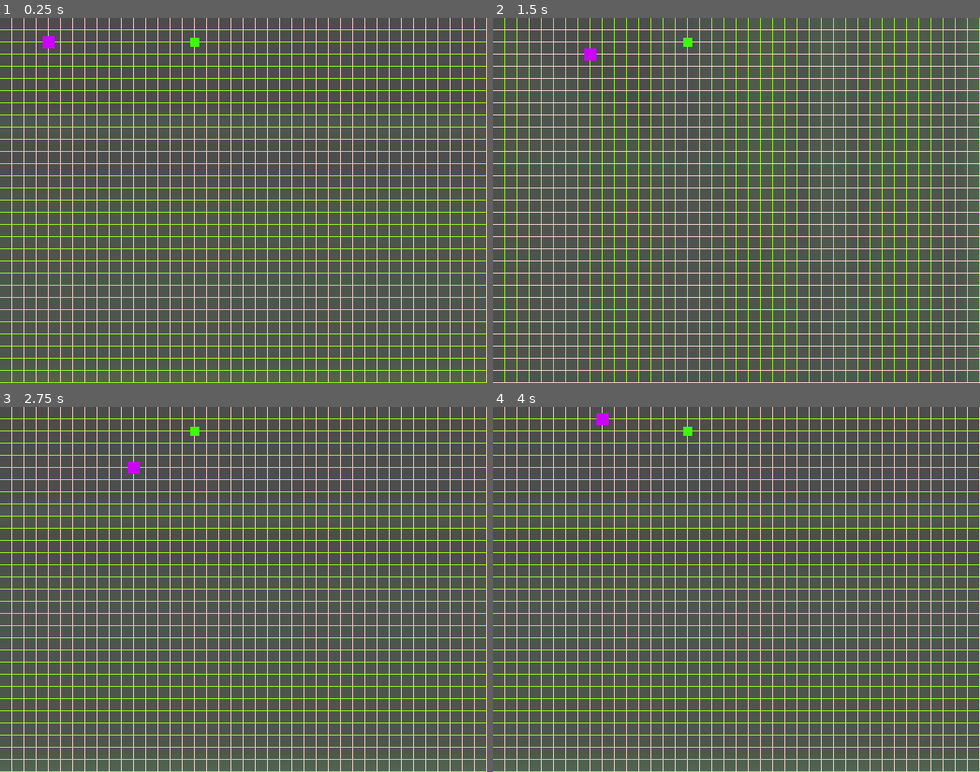
Above: before the commit, frames 1-4 (two rows, left to right).
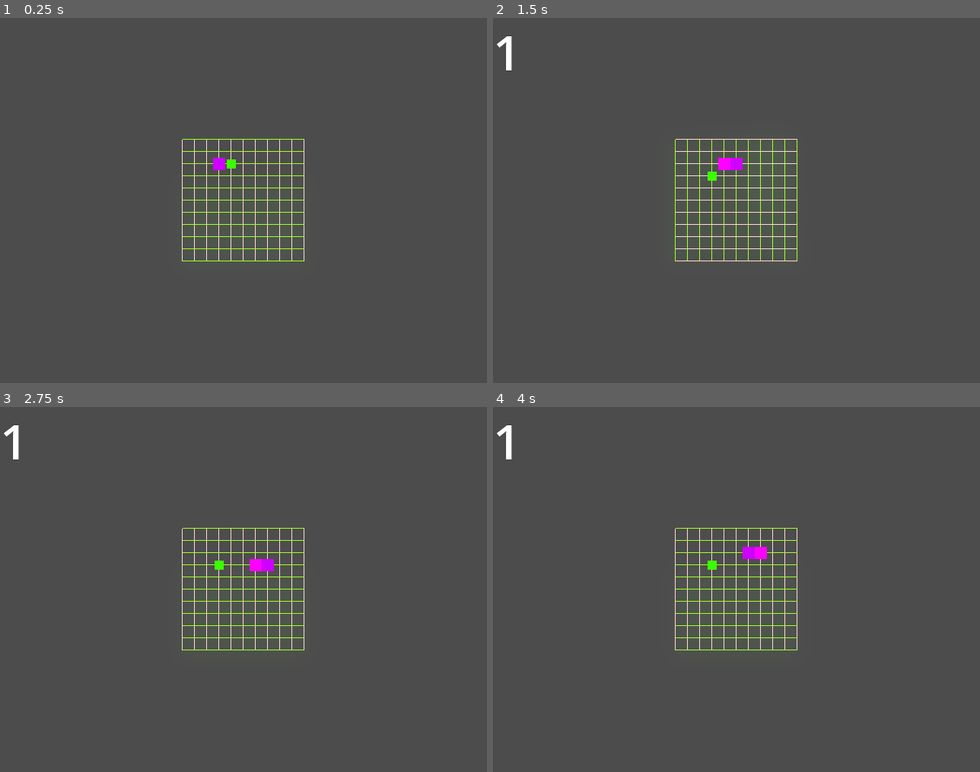
Above: after the commit, the same moments.

Repository: ahmetkozal/Godot-Mini_Games_Collection
Game: Godot game, scene res://Scenes/test_scene.tscn
Two runs of this game, one before a commit and one after it. Both use one fixed random seed, a clock stepped at 60 frames per second and the inputs below. The engine's default icon, where the game draws it, is replaced by a stand-in: a white triangle on a blue panel in a dark square.
Inputs:
- Up to frame 1 (0.25 s): no input
- Up to frame 2 (1.5 s): hold D (right) 0.53-1.28 s; hold S (down) from 1.28 s (still down)
- Up to frame 3 (2.75 s): release S (down) at 2.03 s; hold D (right) from 2.03 s (still down)
- Up to frame 4 (4 s): release D (right) at 2.78 s; hold W (up) 2.78-3.53 s; hold A (left) from 3.53 s (still down)

The runs differ from the first frame. In frame 1, 11% of the frame differs, in the area x 0-100%, y 0-100%; in frame 2, 11%; in frame 3, 11%; in frame 4, 11%.

Commit message:
added window management

Diff:
--- a/sssnake/Scenes/test_scene.tscn
+++ b/sssnake/Scenes/test_scene.tscn
@@ -1,6 +1,7 @@
 [gd_scene format=3 uid="uid://b3kpkfchxmc0o"]
 
 [ext_resource type="Script" uid="uid://dghxhk34wj8n" path="res://Scripts/grid_system.gd" id="1_50ct6"]
+[ext_resource type="Script" uid="uid://odcu0hqeiaus" path="res://Scripts/game_area.gd" id="1_ak5v8"]
 [ext_resource type="PackedScene" uid="uid://ct4gpdh6va1fv" path="res://Characters/snake.tscn" id="2_r5l72"]
 [ext_resource type="PackedScene" uid="uid://cr8ixo2yeegap" path="res://Objects/food.tscn" id="3_50ct6"]
 [ext_resource type="Script" uid="uid://uitq46chate8" path="res://Scripts/food.gd" id="3_hb2xm"]
@@ -17,10 +18,24 @@
 
 [node name="TestScene" type="Node2D" unique_id=1599046815]
 
-[node name="GridSystem" type="Node2D" parent="." unique_id=547187740 node_paths=PackedStringArray("player")]
+[node name="GameArea" type="Node2D" parent="." unique_id=922470327]
+script = ExtResource("1_ak5v8")
+
+[node name="GridSystem" type="Node2D" parent="GameArea" unique_id=547187740 node_paths=PackedStringArray("player")]
 script = ExtResource("1_50ct6")
 player = NodePath("../Snake")
 standard_grid_color = Color(0.99999934, 0.85814625, 0.83457625, 1)
+
+[node name="Food" parent="GameArea" unique_id=1852383475 node_paths=PackedStringArray("grid_system", "snake") instance=ExtResource("3_50ct6")]
+position = Vector2(64, 32)
+script = ExtResource("3_hb2xm")
+grid_system = NodePath("../GridSystem")
+snake = NodePath("../Snake")
+
+[node name="Snake" parent="GameArea" unique_id=549133841 node_paths=PackedStringArray("grid_system") instance=ExtResource("2_r5l72")]
+position = Vector2(32, 32)
+collision_mask = 2
+grid_system = NodePath("../GridSystem")
 
 [node name="Camera2D" type="Camera2D" parent="." unique_id=1331286782]
 position = Vector2(320, 240)
@@ -28,25 +43,12 @@
 [node name="WorldEnvironment" type="WorldEnvironment" parent="." unique_id=975123383]
 environment = SubResource("Environment_50ct6")
 
-[node name="FoodRelocater" type="Node2D" parent="." unique_id=2142678174]
-
-[node name="Food" parent="." unique_id=1852383475 node_paths=PackedStringArray("grid_system", "snake") instance=ExtResource("3_50ct6")]
-position = Vector2(256, 32)
-script = ExtResource("3_hb2xm")
-grid_system = NodePath("../GridSystem")
-snake = NodePath("../Snake")
-
-[node name="Snake" parent="." unique_id=549133841 node_paths=PackedStringArray("grid_system") instance=ExtResource("2_r5l72")]
-position = Vector2(32, 32)
-collision_mask = 2
-grid_system = NodePath("../GridSystem")
-
 [node name="ScoreLabel" type="Label" parent="." unique_id=601641547]
-offset_right = 40.0
-offset_bottom = 23.0
+offset_right = 128.0
+offset_bottom = 88.0
 label_settings = SubResource("LabelSettings_hb2xm")
 
-[connection signal="body_entered" from="Food/Area2D" to="Food" method="_on_area_2d_body_entered"]
-[connection signal="body_entered" from="Food/Area2D" to="Snake" method="_on_area_2d_body_entered"]
+[connection signal="body_entered" from="GameArea/Food/Area2D" to="GameArea/Food" method="_on_area_2d_body_entered"]
+[connection signal="body_entered" from="GameArea/Food/Area2D" to="GameArea/Snake" method="_on_area_2d_body_entered"]
 
-[editable path="Food"]
+[editable path="GameArea/Food"]
--- a/sssnake/Scripts/PlayerScripts/snake_movement.gd
+++ b/sssnake/Scripts/PlayerScripts/snake_movement.gd
@@ -1,9 +1,11 @@
 extends CharacterBody2D
+
+const MIN_K : float = 0.2
 
 @export var grid_system 	: Node2D
 @export var body_part_scene : PackedScene
 
-@onready var score_label: Label = $"../ScoreLabel"
+@onready var score_label: Label = $"../../ScoreLabel"
 @onready var body_parts 	: Node2D = $Body
 @onready var CELL_SIZE 		: int = grid_system.GRID_SIZE
 
@@ -11,7 +13,7 @@
 var parts			: Array[Node2D] = []
 var point 			: int = 0
 var k 				: float = 1.0
-var base_move_timer : float = 0.2
+var base_move_timer : float = 0.5
 var move_timer 		: float = 0.0
 var dir 			: Vector2i
 var prev_dir 		: Vector2i
@@ -28,12 +30,11 @@
 func _physics_process(delta: float) -> void:
 	var move_dir : Vector2i= get_dir()
 	if move_timer <= 0.0:
-
 		grid_pos += move_dir
 		position = grid_pos * CELL_SIZE
 		prev_dir = move_dir
 		can_input = true
-		move_timer = base_move_timer
+		move_timer = base_move_timer * k
 		log_grid()
 		update_part_pos()
 	else:
@@ -67,12 +68,12 @@
 func grow_snake() -> void:
 	var body_part = body_part_scene.instantiate()
 	body_parts.add_child(body_part)
-	body_part.global_position = Vector2i(grid_array[1]) * CELL_SIZE
+	body_part.global_position = grid_system.to_global(Vector2(grid_array[1] * CELL_SIZE))
 	parts.append(body_part)
 
 func update_part_pos() -> void:
 	for i in range(0,parts.size()):
-		parts[i].global_position = Vector2i(grid_array[grid_array.size()-i-2]) * CELL_SIZE
+		parts[i].global_position = grid_system.to_global(Vector2(grid_array[grid_array.size() - i - 2] * CELL_SIZE))
 
 func control_shiny_grids(move_dir: Vector2i) -> void:
 	if move_dir == Vector2i.UP || move_dir == Vector2i.DOWN:
@@ -86,5 +87,10 @@
 
 func _on_area_2d_body_entered(body: Node2D) -> void:
 	point += 1
+	if k >= MIN_K:
+		k -= 0.05
+	if k <= MIN_K:
+		k = MIN_K
+	print(k)
 	score_label.text = str(point)
 	grow_snake.call_deferred()
--- a/sssnake/Scripts/PlayerScripts/snake_parts.gd
+++ /dev/null
@@ -1,3 +0,0 @@
-extends Node2D
-
-@onready var snake : CharacterBody2D = $".."
--- /dev/null
+++ b/sssnake/Scripts/game_area.gd
@@ -0,0 +1,7 @@
+extends Node2D
+
+@export var grid_width: int = 160
+@export var grid_height: int = 160
+
+func _ready() -> void:
+	position = (get_viewport_rect().size - Vector2(grid_width, grid_height)) / 2
--- a/sssnake/Scripts/grid_system.gd
+++ b/sssnake/Scripts/grid_system.gd
@@ -4,9 +4,10 @@
 
 @export var player				: CharacterBody2D
 @export var standard_grid_color : Color = Color(0.872, 2.0, 0.624, 1.0)
-@export var grid_width			: int = 640
-@export var grid_height			: int = 480
+@export var grid_width			: int = 160
+@export var grid_height			: int = 160
 
+var grid_origin 		: Vector2
 var horizontal_grids 	: int
 var vertical_grids 		: int
 var shiny_grid_color 	: Color = Color(0.639, 4.0, 0.15, 1.0)
Not shown, removed: sssnake/Scripts/PlayerScripts/snake_parts.gd.uid
Not shown, added: sssnake/Scripts/game_area.gd.uid
